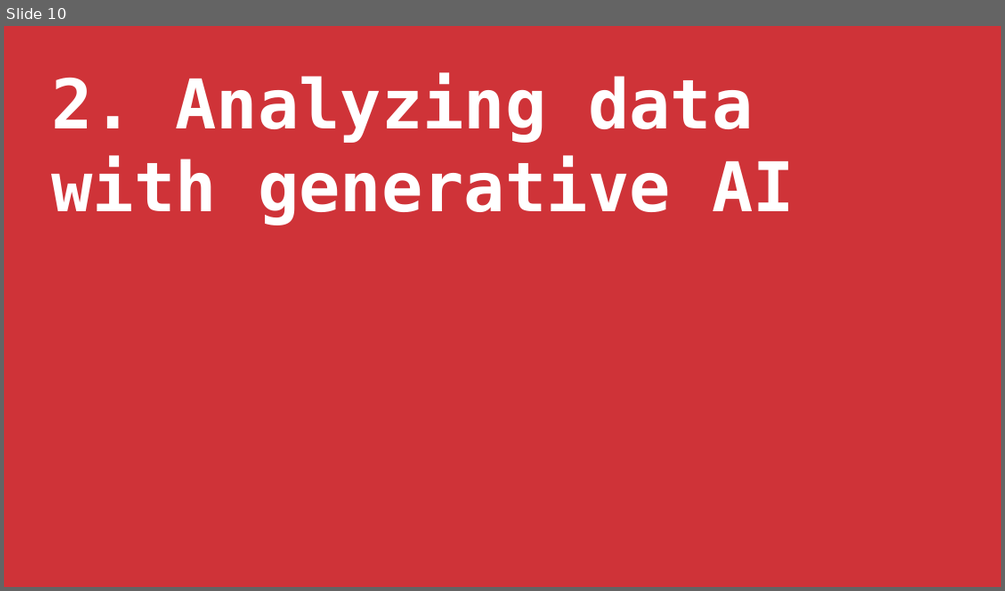
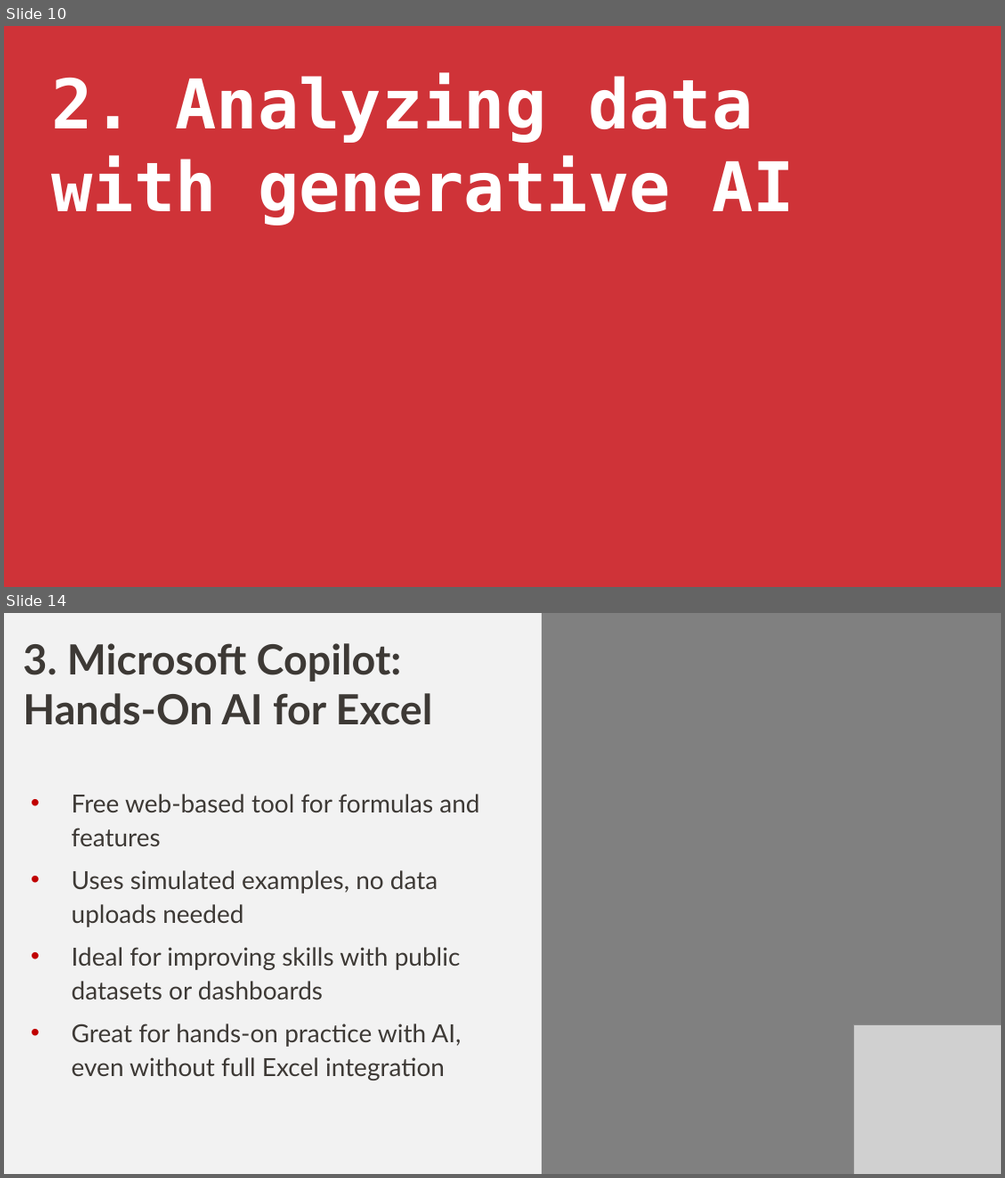
Before and after one commit to stringfestdata/enhancing-excel-free-generative-ai-tools, a slide deck: enhancing-excel-free-generative-ai.pptx. Shown one above the other, each under a label of ours: slide 10 before the commit, slides 10 and 14 after it; the slides between them are not shown. The pictures are 1005x591 and 1005x1178 pixels, drawn with LibreOffice and Linux fonts; fonts in the diff are those of the drawing; grey boxes stand for pictures. Boxes give left, top, right and bottom in pixels: in the first picture for what was removed or moved away, otherwise in the second. Text is boxed around its words. In the diff, an @@ line names an element or a change of style, - is before the commit and + after.

```diff
--- a/enhancing-excel-free-generative-ai.pptx
+++ b/enhancing-excel-free-generative-ai.pptx
@@ slide 14 added at <box>4,613,1001,1174</box>, background #F2F2F2 @@
@@ rectangle added at <box>542,613,1001,1174</box>, fill #808080 @@
@@ text added at <box>23,643,479,1080</box>, 36 pt, text #3D3935 @@
+3. Microsoft Copilot: Hands-On AI for Excel
+• Free web-based tool for formulas and features
+• Uses simulated examples, no data uploads needed
+• Ideal for improving skills with public datasets or dashboards
+• Great for hands-on practice with AI, even without full Excel integration
@@ picture added at <box>853,1024,1001,1174</box> @@
```
Also in this commit, not shown: 3 slides changed, 9 other slides added, 2 slides removed, 1 other file.
